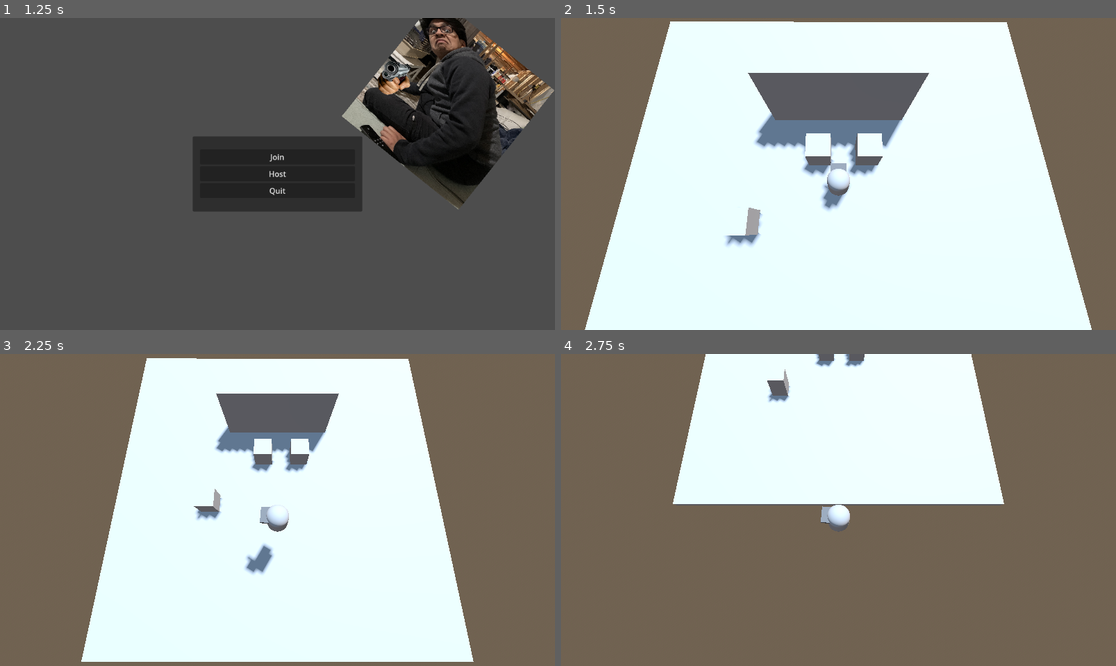
Above: before the commit, frames 1-4 (two rows, left to right).
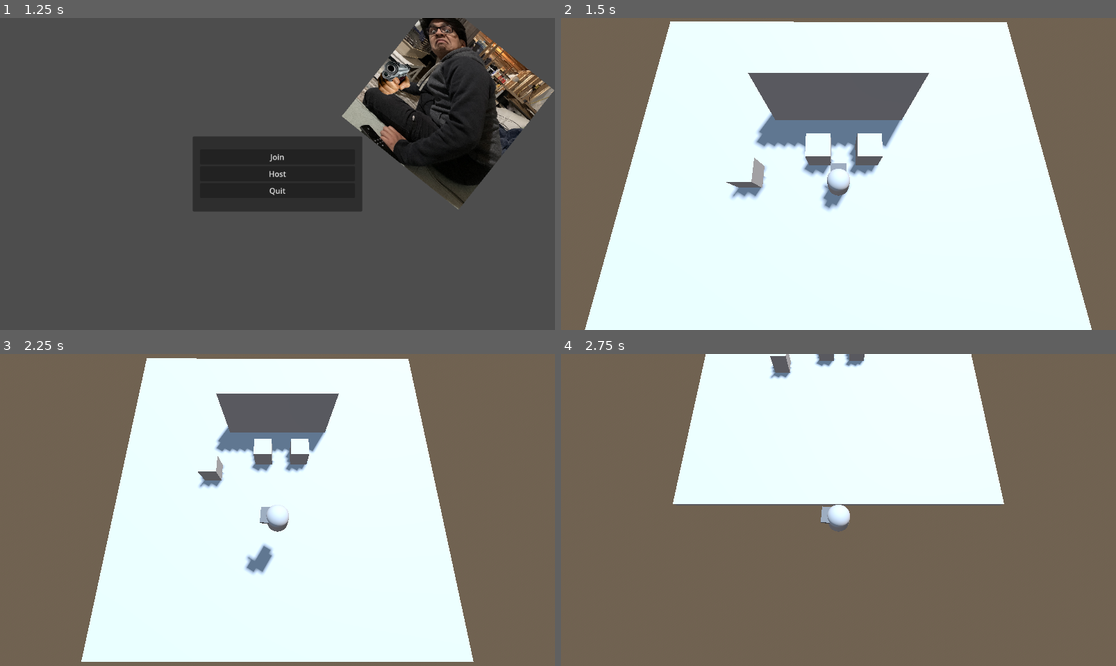
Above: after the commit, the same moments.

Repository: Lightgaia13/godot-4-murder-mystery-game
Game: Godot game, scene res://scenes/levels/multiplayer_start.tscn
Two runs of this game, one before a commit and one after it. Both use one fixed random seed, a clock stepped at 60 frames per second and the inputs below.
Inputs (mouse positions are in pixels of both pictures, inside the frame that each line leads up to):
- Up to frame 1 (1.25 s): tap Enter (ui_accept) at 0.5, 0.77 s; move the mouse to (399, 158) at 0.52 s; hold D (right) from 0.53 s (still down)
- Up to frame 2 (1.5 s): release D (right) at 1.25 s; click "Host" at 1.25 s
- Up to frame 3 (2.25 s): tap Enter (ui_accept) at 2 s; move the mouse to (166, 525) at 2.02 s; hold S (down) from 2.03 s (still down)
- Up to frame 4 (2.75 s): keep holding S (down); tap Enter (ui_accept) at 2.27 s

Frame 1 is identical in both runs. In frame 2, 0.8% of the frame differs, in the area x 29-37%, y 44-74%; in frame 3, 0.5%; in frame 4, 0.5%.
Error in both runs: Assertion failed: UPNP Discover Failed! Error 24 (res://scripts/multiplayer_start.gd:55)

Commit message:
Testing again

Diff:
--- a/scenes/levels/multiplayer_start.tscn
+++ b/scenes/levels/multiplayer_start.tscn
@@ -85,7 +85,7 @@
 size = Vector3(0.31624, 0.370635, 0.318296)
 
 [node name="CSGBox3D3" type="CSGBox3D" parent="Level/Objects"]
-transform = Transform3D(1, 0, 0, 0, 1, -7.5957e-12, 0, -1.27542e-12, 1, 0.478881, 0.249411, 1.21977)
+transform = Transform3D(1, 0, 0, 0, 1, -7.5957e-12, 0, -1.2701e-12, 1, -0.144427, 0.249462, 1.21996)
 use_collision = true
 size = Vector3(0.31624, 0.370635, 0.318296)
 
